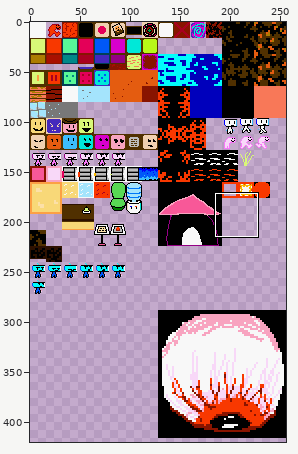
Two states of a sprite sheet, data/art/sprites.png. Above, an overview of the earlier version with the close-up marked.
Close-up. Before the edit:
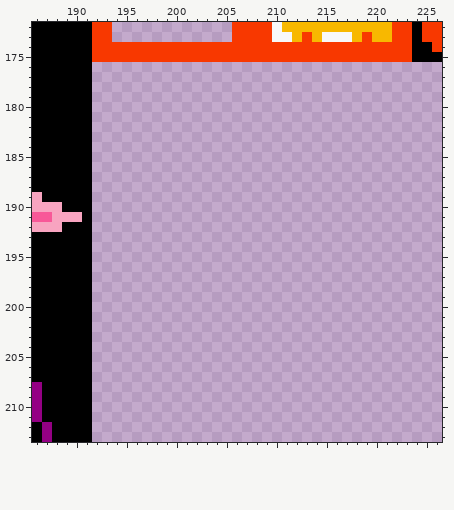
The file is 256x544 pixels. Colours within 5 levels of each other are drawn and written as one. Shown: x 186..226, y 172..213. The wide view leaves out empty margins.
New version:
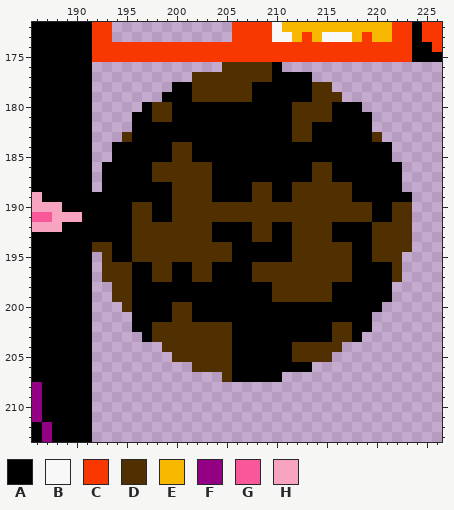
Palette (. is transparent): A #000000  B #f8f8f8  C #f83800  D #503000  E #f8b800  F #940084  G #f85898  H #f8a4c0
Difference:
Changed rows in their new state; - is an unchanged pixel.
first column x 192:
176 -------------DDDDDA-------------
177 ----------DDDDDDDDAAAA----------
178 --------AADDDDDDAAAAAADD--------
179 -------AAADDDDDDAAAAAADDD-------
180 -----ADDAAAAAAAAAAAADDDDAAA-----
181 ----AADDAAAAAAAAAAAADDDDAAAA----
182 ----AAAAAAAAAAAAAAAADDAAAAAA----
183 ---DAAAAAAAAAAAAAAAADDAAAAAAD---
184 --AAAAAADDAAAAAAAAAAAAAAAAAAAA--
185 --AAAAAADDAAAAAAAAAAAAAAAAAAAA--
186 -AAAAADDDDDDAAAAAAAAAADDAAAAAAA-
187 -AAAAADDDDDDAAAAAAAAAADDAAAAAAA-
188 -AAAAAAADDDDAAAADDAADDDDDDAAAAA-
189 AAAAAAAADDDDAAAADDAADDDDDDAAAAAA
190 AAAADDAADDDDDDDDDDDDDDDDDDDDAADD
191 AAAADDAADDDDDDDDDDDDDDDDDDDDAADD
192 AAAADDDDDDDDAAAADDAADDDDAAAADDDD
193 AAAADDDDDDDDAAAADDAADDDDAAAADDDD
194 DDAADDDDDDDDDDAAAAAADDDDDDAADDDD
195 -DAADDDDDDDDDDAAAAAADDDDDDAADDD-
196 -DDDAADDAADDAAAADDDDDDDDDDAAAAD-
197 -DDDAADDAADDAAAADDDDDDDDDDAAAAD-
198 --DDAAAAAAAAAAAAAADDDDDDAAAAAA--
199 --DDAAAAAAAAAAAAAADDDDDDAAAAAA--
200 ---DAAAADDAAAAAAAAAAAAAAAAAAA---
201 ----AAAADDAAAAAAAAAAAAAAAAAA----
202 ----AADDDDDDDDAAAAAAAAAADDAA----
203 -----ADDDDDDDDAAAAAAAAAADDA-----
204 -------DDDDDDDAAAAAADDDDD-------
205 --------DDDDDDAAAAAADDDD--------
206 ----------DDDDAAAAAAAA----------
207 -------------DAAAAA-------------
Changed places in both close-ups, as pixel boxes (x1, y1, x2, y2):
added: (92, 62, 412, 382)
